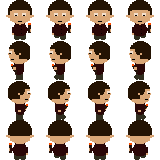
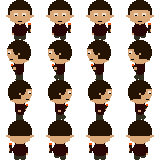
Layer changes from the first 160 × 160 image to the second:
added layer "Layer 14" in group "left 3" over [128, 40, 152, 61]
hid "head copy" (1st of 2, in "left" › "left 3") over [129, 41, 151, 61]
added layer "head" (2nd of 13, in "left" › "left 2") in group "left 2" over [87, 40, 111, 61]
hid "head" (3rd of 13, in "left" › "left 2") over [88, 41, 110, 61]
added layer "head copy 3" in group "left 1" over [48, 40, 72, 61]
hid "head copy" (2nd of 2, in "left" › "left 1") over [49, 41, 71, 61]
added layer "head copy 2" in group "left 0" over [7, 40, 31, 61]
hid "head" (5th of 13, in "left" › "left 0") over [8, 41, 30, 61]
added layer "Layer 13" in group "right 3" over [128, 80, 152, 101]
hid "head" (6th of 13, in "right" › "right 3") over [128, 81, 151, 101]
added layer "Layer 12" in group "right 2" over [88, 40, 143, 101]
hid "head" (7th of 13, in "right" › "right 2") over [88, 40, 142, 101]
added layer "face copy" in group "right 1" over [48, 40, 103, 101]
hid "face" (3rd of 8, in "right" › "right 1") over [48, 40, 102, 100]
hid "head" (8th of 13, in "right" › "right 1") over [48, 81, 71, 101]
painted on "face" (4th of 8, in "right" › "right 0") over [8, 40, 63, 100]
painted on "head" (9th of 13, in "right" › "right 0") over [8, 80, 32, 101]
